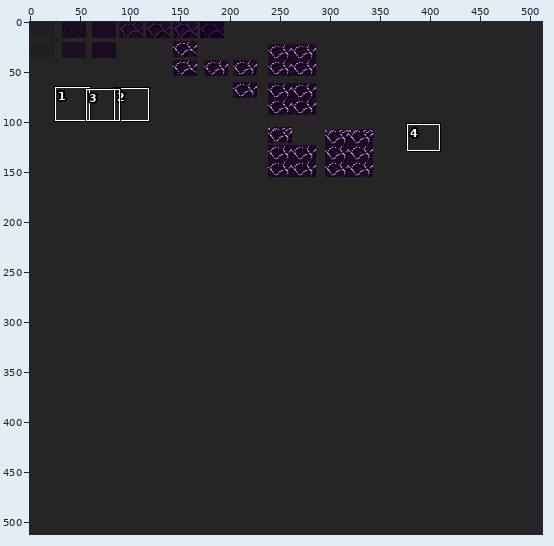
Sprite sheet -- docs/concept-art/new/scraps/scraps_organic1.png. Above, an overview of the earlier version with the close-up marked.
Close-up. The starting point:
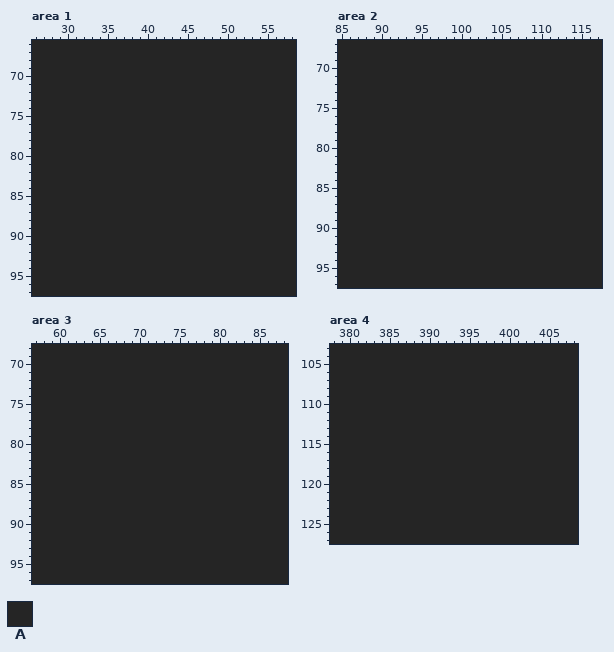
The file is 512x512 pixels. Colours within 5 levels of each other are drawn and written as one. Shown: area 1: x 26..58, y 66..97; area 2: x 85..117, y 67..97; area 3: x 57..88, y 68..97; area 4: x 378..408, y 103..127. The commit also changed other parts of the picture, which this record leaves out.
Palette (. is transparent): A #252525
Pixels before, area 1, first column x 26:
66 AAAAAAAAAAAAAAAAAAAAAAAAAAAAAAAAA
67 AAAAAAAAAAAAAAAAAAAAAAAAAAAAAAAAA
68 AAAAAAAAAAAAAAAAAAAAAAAAAAAAAAAAA
69 AAAAAAAAAAAAAAAAAAAAAAAAAAAAAAAAA
70 AAAAAAAAAAAAAAAAAAAAAAAAAAAAAAAAA
71 AAAAAAAAAAAAAAAAAAAAAAAAAAAAAAAAA
72 AAAAAAAAAAAAAAAAAAAAAAAAAAAAAAAAA
73 AAAAAAAAAAAAAAAAAAAAAAAAAAAAAAAAA
74 AAAAAAAAAAAAAAAAAAAAAAAAAAAAAAAAA
75 AAAAAAAAAAAAAAAAAAAAAAAAAAAAAAAAA
76 AAAAAAAAAAAAAAAAAAAAAAAAAAAAAAAAA
77 AAAAAAAAAAAAAAAAAAAAAAAAAAAAAAAAA
78 AAAAAAAAAAAAAAAAAAAAAAAAAAAAAAAAA
79 AAAAAAAAAAAAAAAAAAAAAAAAAAAAAAAAA
80 AAAAAAAAAAAAAAAAAAAAAAAAAAAAAAAAA
81 AAAAAAAAAAAAAAAAAAAAAAAAAAAAAAAAA
82 AAAAAAAAAAAAAAAAAAAAAAAAAAAAAAAAA
83 AAAAAAAAAAAAAAAAAAAAAAAAAAAAAAAAA
84 AAAAAAAAAAAAAAAAAAAAAAAAAAAAAAAAA
85 AAAAAAAAAAAAAAAAAAAAAAAAAAAAAAAAA
86 AAAAAAAAAAAAAAAAAAAAAAAAAAAAAAAAA
87 AAAAAAAAAAAAAAAAAAAAAAAAAAAAAAAAA
88 AAAAAAAAAAAAAAAAAAAAAAAAAAAAAAAAA
89 AAAAAAAAAAAAAAAAAAAAAAAAAAAAAAAAA
90 AAAAAAAAAAAAAAAAAAAAAAAAAAAAAAAAA
91 AAAAAAAAAAAAAAAAAAAAAAAAAAAAAAAAA
92 AAAAAAAAAAAAAAAAAAAAAAAAAAAAAAAAA
93 AAAAAAAAAAAAAAAAAAAAAAAAAAAAAAAAA
94 AAAAAAAAAAAAAAAAAAAAAAAAAAAAAAAAA
95 AAAAAAAAAAAAAAAAAAAAAAAAAAAAAAAAA
96 AAAAAAAAAAAAAAAAAAAAAAAAAAAAAAAAA
97 AAAAAAAAAAAAAAAAAAAAAAAAAAAAAAAAA
Pixels before, area 2, first column x 85:
67 AAAAAAAAAAAAAAAAAAAAAAAAAAAAAAAAA
68 AAAAAAAAAAAAAAAAAAAAAAAAAAAAAAAAA
69 AAAAAAAAAAAAAAAAAAAAAAAAAAAAAAAAA
70 AAAAAAAAAAAAAAAAAAAAAAAAAAAAAAAAA
71 AAAAAAAAAAAAAAAAAAAAAAAAAAAAAAAAA
72 AAAAAAAAAAAAAAAAAAAAAAAAAAAAAAAAA
73 AAAAAAAAAAAAAAAAAAAAAAAAAAAAAAAAA
74 AAAAAAAAAAAAAAAAAAAAAAAAAAAAAAAAA
75 AAAAAAAAAAAAAAAAAAAAAAAAAAAAAAAAA
76 AAAAAAAAAAAAAAAAAAAAAAAAAAAAAAAAA
77 AAAAAAAAAAAAAAAAAAAAAAAAAAAAAAAAA
78 AAAAAAAAAAAAAAAAAAAAAAAAAAAAAAAAA
79 AAAAAAAAAAAAAAAAAAAAAAAAAAAAAAAAA
80 AAAAAAAAAAAAAAAAAAAAAAAAAAAAAAAAA
81 AAAAAAAAAAAAAAAAAAAAAAAAAAAAAAAAA
82 AAAAAAAAAAAAAAAAAAAAAAAAAAAAAAAAA
83 AAAAAAAAAAAAAAAAAAAAAAAAAAAAAAAAA
84 AAAAAAAAAAAAAAAAAAAAAAAAAAAAAAAAA
85 AAAAAAAAAAAAAAAAAAAAAAAAAAAAAAAAA
86 AAAAAAAAAAAAAAAAAAAAAAAAAAAAAAAAA
87 AAAAAAAAAAAAAAAAAAAAAAAAAAAAAAAAA
88 AAAAAAAAAAAAAAAAAAAAAAAAAAAAAAAAA
89 AAAAAAAAAAAAAAAAAAAAAAAAAAAAAAAAA
90 AAAAAAAAAAAAAAAAAAAAAAAAAAAAAAAAA
91 AAAAAAAAAAAAAAAAAAAAAAAAAAAAAAAAA
92 AAAAAAAAAAAAAAAAAAAAAAAAAAAAAAAAA
93 AAAAAAAAAAAAAAAAAAAAAAAAAAAAAAAAA
94 AAAAAAAAAAAAAAAAAAAAAAAAAAAAAAAAA
95 AAAAAAAAAAAAAAAAAAAAAAAAAAAAAAAAA
96 AAAAAAAAAAAAAAAAAAAAAAAAAAAAAAAAA
97 AAAAAAAAAAAAAAAAAAAAAAAAAAAAAAAAA
Pixels before, area 3, first column x 57:
68 AAAAAAAAAAAAAAAAAAAAAAAAAAAAAAAA
69 AAAAAAAAAAAAAAAAAAAAAAAAAAAAAAAA
70 AAAAAAAAAAAAAAAAAAAAAAAAAAAAAAAA
71 AAAAAAAAAAAAAAAAAAAAAAAAAAAAAAAA
72 AAAAAAAAAAAAAAAAAAAAAAAAAAAAAAAA
73 AAAAAAAAAAAAAAAAAAAAAAAAAAAAAAAA
74 AAAAAAAAAAAAAAAAAAAAAAAAAAAAAAAA
75 AAAAAAAAAAAAAAAAAAAAAAAAAAAAAAAA
76 AAAAAAAAAAAAAAAAAAAAAAAAAAAAAAAA
77 AAAAAAAAAAAAAAAAAAAAAAAAAAAAAAAA
78 AAAAAAAAAAAAAAAAAAAAAAAAAAAAAAAA
79 AAAAAAAAAAAAAAAAAAAAAAAAAAAAAAAA
80 AAAAAAAAAAAAAAAAAAAAAAAAAAAAAAAA
81 AAAAAAAAAAAAAAAAAAAAAAAAAAAAAAAA
82 AAAAAAAAAAAAAAAAAAAAAAAAAAAAAAAA
83 AAAAAAAAAAAAAAAAAAAAAAAAAAAAAAAA
84 AAAAAAAAAAAAAAAAAAAAAAAAAAAAAAAA
85 AAAAAAAAAAAAAAAAAAAAAAAAAAAAAAAA
86 AAAAAAAAAAAAAAAAAAAAAAAAAAAAAAAA
87 AAAAAAAAAAAAAAAAAAAAAAAAAAAAAAAA
88 AAAAAAAAAAAAAAAAAAAAAAAAAAAAAAAA
89 AAAAAAAAAAAAAAAAAAAAAAAAAAAAAAAA
90 AAAAAAAAAAAAAAAAAAAAAAAAAAAAAAAA
91 AAAAAAAAAAAAAAAAAAAAAAAAAAAAAAAA
92 AAAAAAAAAAAAAAAAAAAAAAAAAAAAAAAA
93 AAAAAAAAAAAAAAAAAAAAAAAAAAAAAAAA
94 AAAAAAAAAAAAAAAAAAAAAAAAAAAAAAAA
95 AAAAAAAAAAAAAAAAAAAAAAAAAAAAAAAA
96 AAAAAAAAAAAAAAAAAAAAAAAAAAAAAAAA
97 AAAAAAAAAAAAAAAAAAAAAAAAAAAAAAAA
Pixels before, area 4, first column x 378:
103 AAAAAAAAAAAAAAAAAAAAAAAAAAAAAAA
104 AAAAAAAAAAAAAAAAAAAAAAAAAAAAAAA
105 AAAAAAAAAAAAAAAAAAAAAAAAAAAAAAA
106 AAAAAAAAAAAAAAAAAAAAAAAAAAAAAAA
107 AAAAAAAAAAAAAAAAAAAAAAAAAAAAAAA
108 AAAAAAAAAAAAAAAAAAAAAAAAAAAAAAA
109 AAAAAAAAAAAAAAAAAAAAAAAAAAAAAAA
110 AAAAAAAAAAAAAAAAAAAAAAAAAAAAAAA
111 AAAAAAAAAAAAAAAAAAAAAAAAAAAAAAA
112 AAAAAAAAAAAAAAAAAAAAAAAAAAAAAAA
113 AAAAAAAAAAAAAAAAAAAAAAAAAAAAAAA
114 AAAAAAAAAAAAAAAAAAAAAAAAAAAAAAA
115 AAAAAAAAAAAAAAAAAAAAAAAAAAAAAAA
116 AAAAAAAAAAAAAAAAAAAAAAAAAAAAAAA
117 AAAAAAAAAAAAAAAAAAAAAAAAAAAAAAA
118 AAAAAAAAAAAAAAAAAAAAAAAAAAAAAAA
119 AAAAAAAAAAAAAAAAAAAAAAAAAAAAAAA
120 AAAAAAAAAAAAAAAAAAAAAAAAAAAAAAA
121 AAAAAAAAAAAAAAAAAAAAAAAAAAAAAAA
122 AAAAAAAAAAAAAAAAAAAAAAAAAAAAAAA
123 AAAAAAAAAAAAAAAAAAAAAAAAAAAAAAA
124 AAAAAAAAAAAAAAAAAAAAAAAAAAAAAAA
125 AAAAAAAAAAAAAAAAAAAAAAAAAAAAAAA
126 AAAAAAAAAAAAAAAAAAAAAAAAAAAAAAA
127 AAAAAAAAAAAAAAAAAAAAAAAAAAAAAAA
New version:
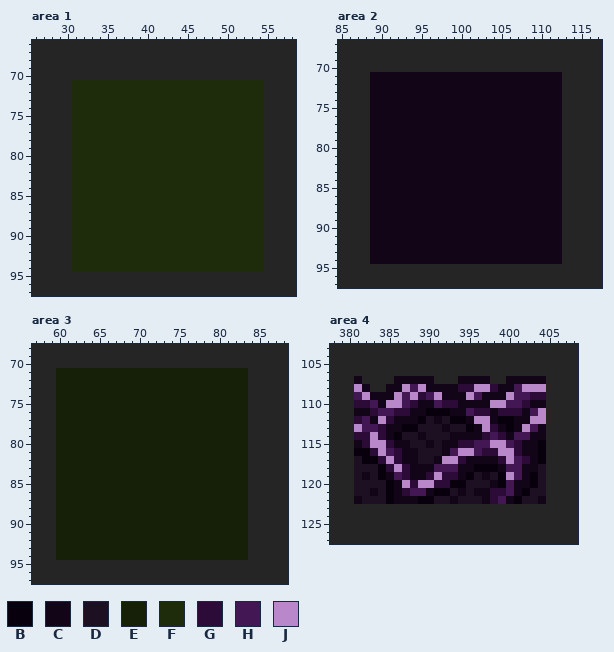
Colours new in this view: B #08000d  C #130518  D #1d1022  E #161f07  F #1f2c0b  G #2c0b39  H #431654  J #b888ca
The exact change:
Changed rows in their new state; - is an unchanged pixel.
Area 1:
first column x 31:
71 FFFFFFFFFFFFFFFFFFFFFFFF
72 FFFFFFFFFFFFFFFFFFFFFFFF
73 FFFFFFFFFFFFFFFFFFFFFFFF
74 FFFFFFFFFFFFFFFFFFFFFFFF
75 FFFFFFFFFFFFFFFFFFFFFFFF
76 FFFFFFFFFFFFFFFFFFFFFFFF
77 FFFFFFFFFFFFFFFFFFFFFFFF
78 FFFFFFFFFFFFFFFFFFFFFFFF
79 FFFFFFFFFFFFFFFFFFFFFFFF
80 FFFFFFFFFFFFFFFFFFFFFFFF
81 FFFFFFFFFFFFFFFFFFFFFFFF
82 FFFFFFFFFFFFFFFFFFFFFFFF
83 FFFFFFFFFFFFFFFFFFFFFFFF
84 FFFFFFFFFFFFFFFFFFFFFFFF
85 FFFFFFFFFFFFFFFFFFFFFFFF
86 FFFFFFFFFFFFFFFFFFFFFFFF
87 FFFFFFFFFFFFFFFFFFFFFFFF
88 FFFFFFFFFFFFFFFFFFFFFFFF
89 FFFFFFFFFFFFFFFFFFFFFFFF
90 FFFFFFFFFFFFFFFFFFFFFFFF
91 FFFFFFFFFFFFFFFFFFFFFFFF
92 FFFFFFFFFFFFFFFFFFFFFFFF
93 FFFFFFFFFFFFFFFFFFFFFFFF
94 FFFFFFFFFFFFFFFFFFFFFFFF
Area 2:
first column x 89:
71 CCCCCCCCCCCCCCCCCCCCCCCC
72 CCCCCCCCCCCCCCCCCCCCCCCC
73 CCCCCCCCCCCCCCCCCCCCCCCC
74 CCCCCCCCCCCCCCCCCCCCCCCC
75 CCCCCCCCCCCCCCCCCCCCCCCC
76 CCCCCCCCCCCCCCCCCCCCCCCC
77 CCCCCCCCCCCCCCCCCCCCCCCC
78 CCCCCCCCCCCCCCCCCCCCCCCC
79 CCCCCCCCCCCCCCCCCCCCCCCC
80 CCCCCCCCCCCCCCCCCCCCCCCC
81 CCCCCCCCCCCCCCCCCCCCCCCC
82 CCCCCCCCCCCCCCCCCCCCCCCC
83 CCCCCCCCCCCCCCCCCCCCCCCC
84 CCCCCCCCCCCCCCCCCCCCCCCC
85 CCCCCCCCCCCCCCCCCCCCCCCC
86 CCCCCCCCCCCCCCCCCCCCCCCC
87 CCCCCCCCCCCCCCCCCCCCCCCC
88 CCCCCCCCCCCCCCCCCCCCCCCC
89 CCCCCCCCCCCCCCCCCCCCCCCC
90 CCCCCCCCCCCCCCCCCCCCCCCC
91 CCCCCCCCCCCCCCCCCCCCCCCC
92 CCCCCCCCCCCCCCCCCCCCCCCC
93 CCCCCCCCCCCCCCCCCCCCCCCC
94 CCCCCCCCCCCCCCCCCCCCCCCC
Area 3:
first column x 60:
71 EEEEEEEEEEEEEEEEEEEEEEEE
72 EEEEEEEEEEEEEEEEEEEEEEEE
73 EEEEEEEEEEEEEEEEEEEEEEEE
74 EEEEEEEEEEEEEEEEEEEEEEEE
75 EEEEEEEEEEEEEEEEEEEEEEEE
76 EEEEEEEEEEEEEEEEEEEEEEEE
77 EEEEEEEEEEEEEEEEEEEEEEEE
78 EEEEEEEEEEEEEEEEEEEEEEEE
79 EEEEEEEEEEEEEEEEEEEEEEEE
80 EEEEEEEEEEEEEEEEEEEEEEEE
81 EEEEEEEEEEEEEEEEEEEEEEEE
82 EEEEEEEEEEEEEEEEEEEEEEEE
83 EEEEEEEEEEEEEEEEEEEEEEEE
84 EEEEEEEEEEEEEEEEEEEEEEEE
85 EEEEEEEEEEEEEEEEEEEEEEEE
86 EEEEEEEEEEEEEEEEEEEEEEEE
87 EEEEEEEEEEEEEEEEEEEEEEEE
88 EEEEEEEEEEEEEEEEEEEEEEEE
89 EEEEEEEEEEEEEEEEEEEEEEEE
90 EEEEEEEEEEEEEEEEEEEEEEEE
91 EEEEEEEEEEEEEEEEEEEEEEEE
92 EEEEEEEEEEEEEEEEEEEEEEEE
93 EEEEEEEEEEEEEEEEEEEEEEEE
94 EEEEEEEEEEEEEEEEEEEEEEEE
Area 4:
first column x 381:
107 C----CCCCC---CCCC--CCCCC
108 JC--CCJHJCCCCGGJJGCCHJJJ
109 HJCCCJHJGHJCCCJHCCCJHHGG
110 GGHCJJHGCCHGGCCCCJJHHGCC
111 CCGHHGGCCBBBCCHGGCGGGCHJ
112 GHCJGCCCBDCDBBCJJCBBCCJJ
113 JHHGCCBBDDDCDDBCJGCBCJHC
114 GGJGCBDDCDDDCCCCGHGCHHCC
115 CGJJGCCDDCDCCGGHHJJHGCCB
116 BBGJHGCCDDDCHJJHGGJJGCCB
117 DBBGJGCCDDCJJGCCCCGJHGCB
118 DDDBGJGCCCHHHCCBBBCHHCCD
119 DCDBCHGCCGJGGCBDCDBJHCBD
120 DDDDBCJGJJGGBBDDDCBHCCBD
121 DDCDBCGHHCBBDCDCCGGHCBDD
122 CDDDBCCCBBDDCDDDCGHCBDDC
Boxes around the changes in both close-ups, in picture pixels (x1, y1, x2, y2):
changed: (72, 80, 264, 272)
changed: (370, 72, 562, 264)
changed: (56, 368, 248, 560)
changed: (354, 376, 546, 504)
